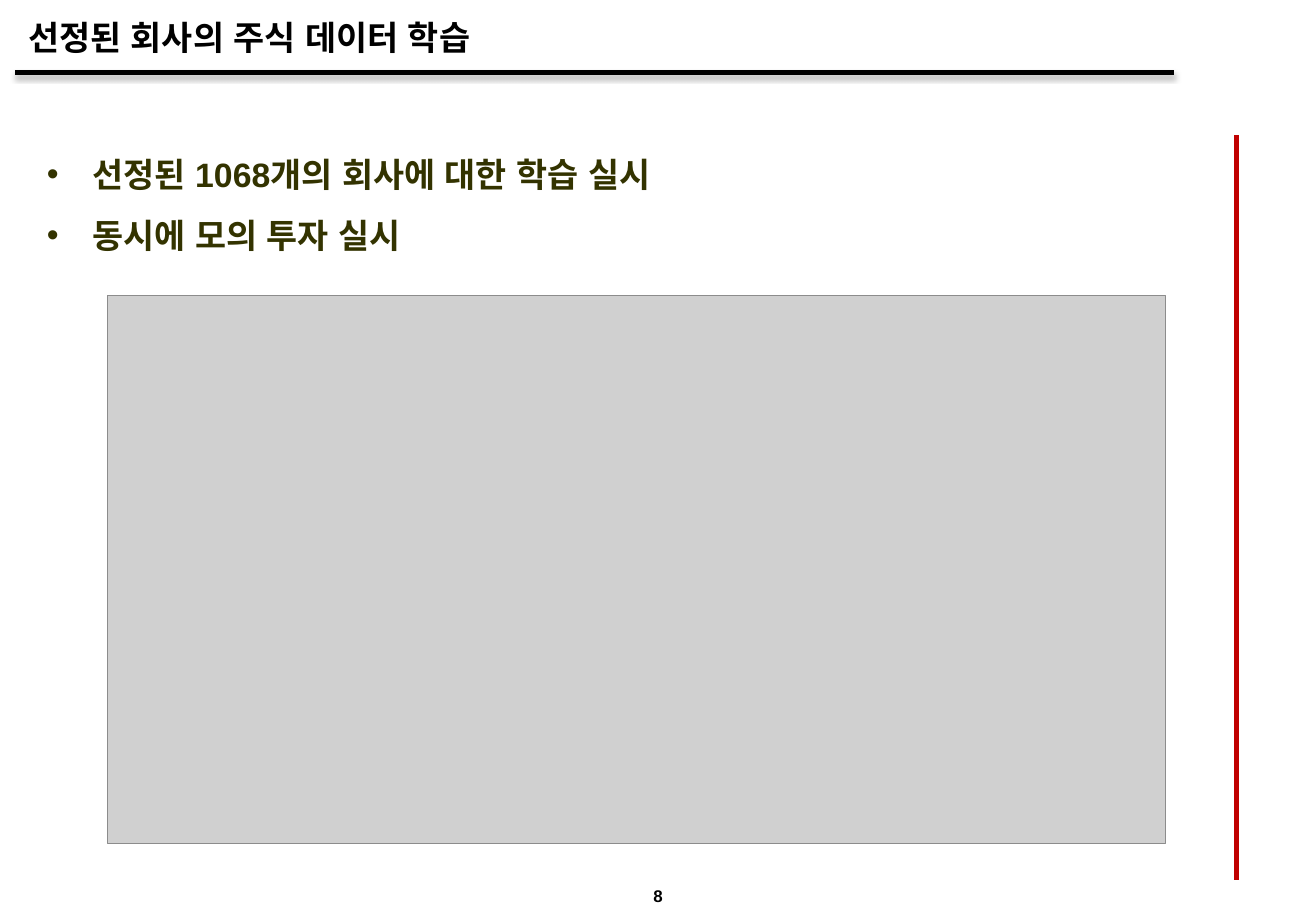
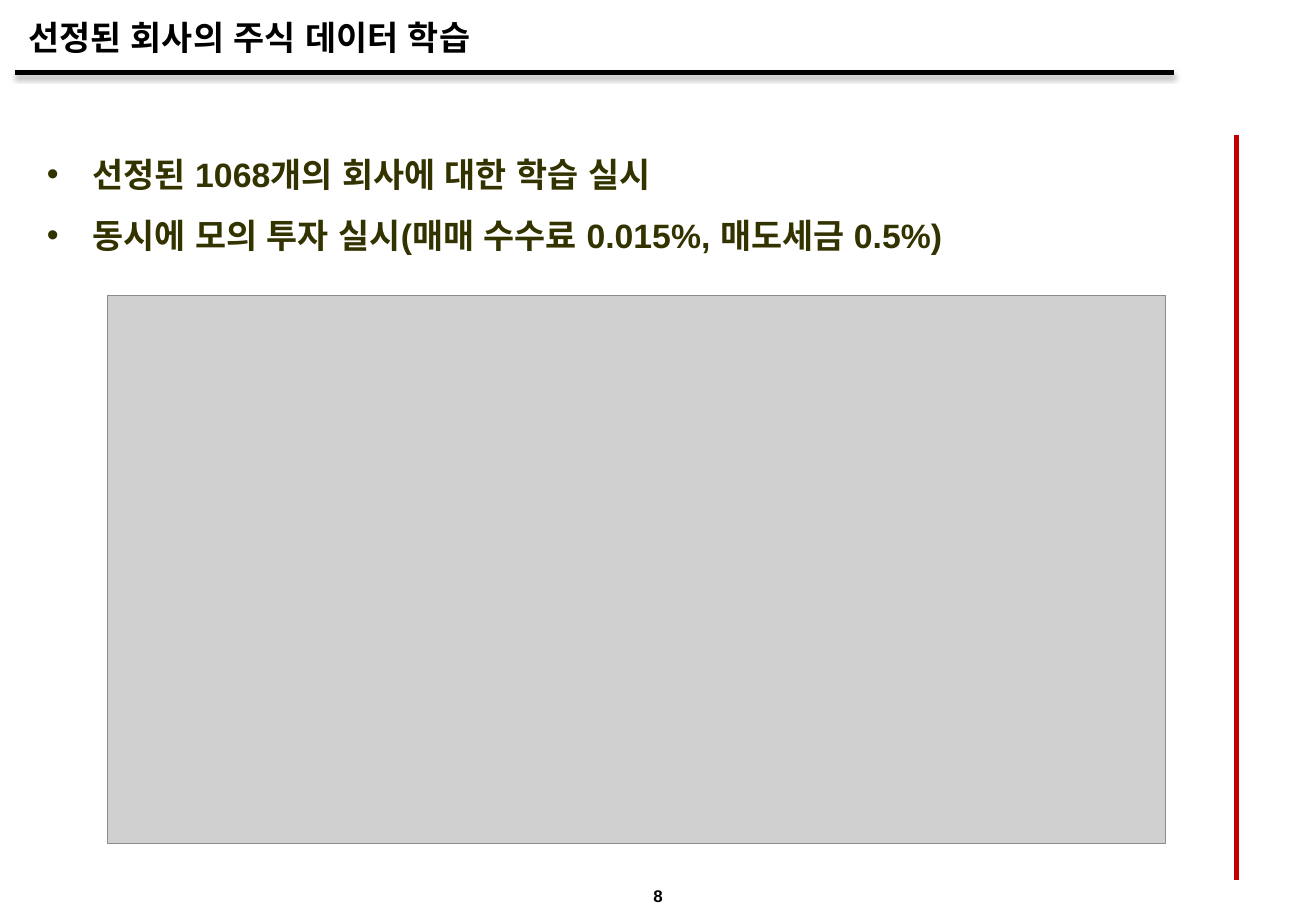
Before and after one commit to llejo3/deep-learning, a slide deck: slide 9 of stock_learning_rnn/DL Final Presentation_v2.pptx. Drawn at 1316x911 pixels with LibreOffice and Linux fonts; fonts in the diff are those of the drawing; grey boxes stand for pictures; background and template pictures are left out. Boxes give left, top, right and bottom in pixels: in the first picture for what was removed or moved away, otherwise in the second. Text is boxed around its words. In the diff, an @@ line names an element or a change of style, - is before the commit and + after.

Commit message:
결과 ppt 작성중
결과 ppt 작성중

```diff
--- a/stock_learning_rnn/DL Final Presentation_v2.pptx
+++ b/stock_learning_rnn/DL Final Presentation_v2.pptx
@@ text at [92, 219, 942, 255]: text changed @@
-• 동시에 모의 투자 실시
+• 동시에 모의 투자 실시(매매 수수료 0.015%, 매도세금 0.5%)
```
